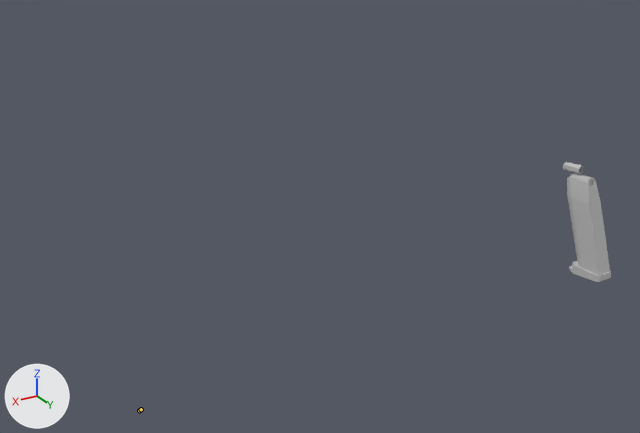
Renders of the FBX model models/weapons/hkusp/hkusp_v.fbx from each side of a commit.
Both versions are drawn from a 50 mm camera at (45.2, 144.9, 106.4) aimed at (-56.1, -23.9, 22.1). Every picture has the same lights, and +X, +Y and +Z are marked at lower left. Both versions are drawn at frame 61 of the action 'Take 001'; the numbers are the values there. The bones that change are drawn over the model as lines.
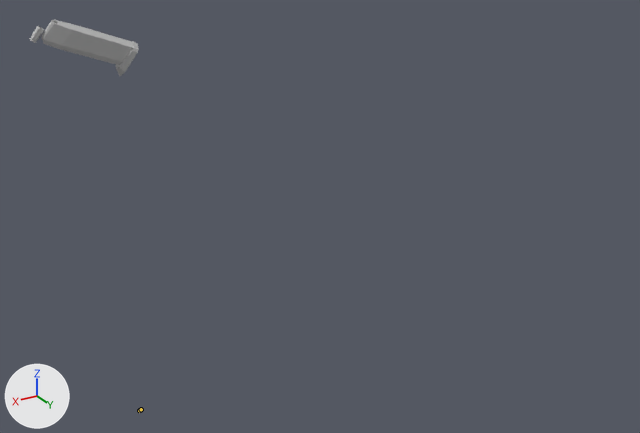
What changed in the scene script:
```text
Change bone_arm_upper_l:
    where bone_arm_upper_l = bpy.data.objects['Rig'].pose.bones['arm_upper_L']
    bone_arm_upper_l.rotation_quaternion: (0.703, 0.624, -0.037, 0.339) -> (0.857, 0.349, -0.082, -0.37)  # degrees (76, -28, 29) -> degrees (42, 7, -44)
Change bone_arm_upper_r:
    where bone_arm_upper_r = bpy.data.objects['Rig'].pose.bones['arm_upper_R']
    bone_arm_upper_r.rotation_quaternion: (0.857, 0.407, -0.08, -0.307) -> (0.653, 0.197, -0.698, -0.218)  # degrees (49, 6, -36) -> degrees (95, -56, -97)
```

Location of each change, (x1, y1, x2, y2) in pixels of the pictures (640 x 433 px):
'polySurface2', posed (116% wider, 47% shorter): before (567, 175, 611, 282); after (43, 20, 139, 76)
'polySurface10', posed (24% narrower, 38% taller): before (563, 162, 583, 174); after (29, 26, 44, 43)
'polySurface5', posed: before (570, 173, 593, 186); after (41, 21, 55, 40)
bone 'arm_upper_L', root to tip: before (139, 410) to (139, 410); after (139, 410) to (139, 411)
